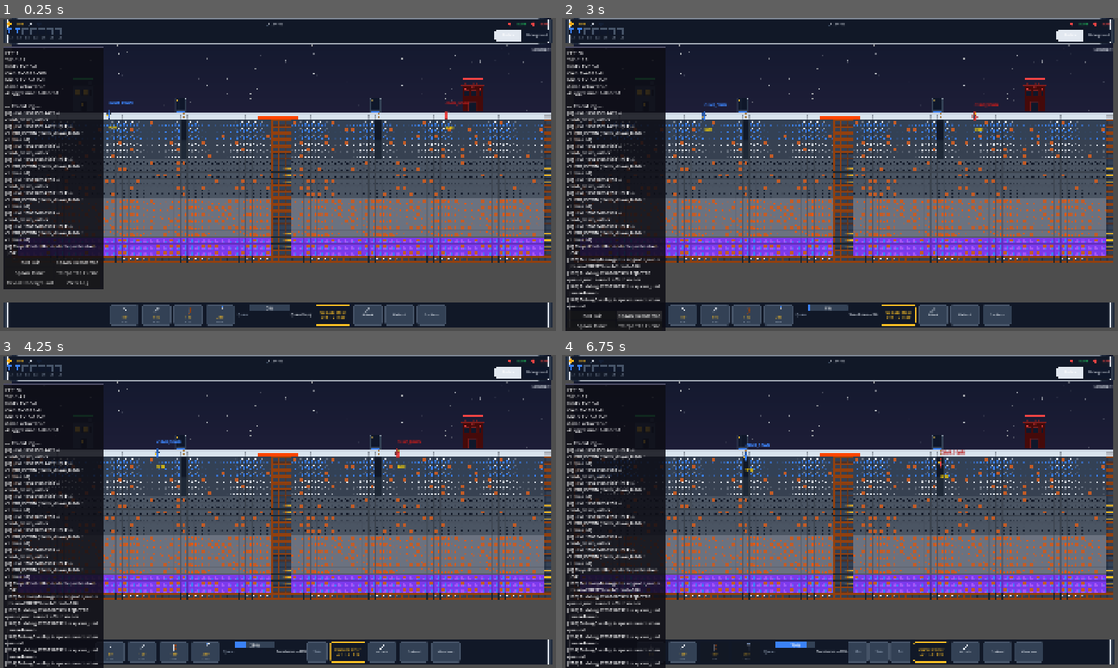
Above: before the commit, frames 1-4 (two rows, left to right).
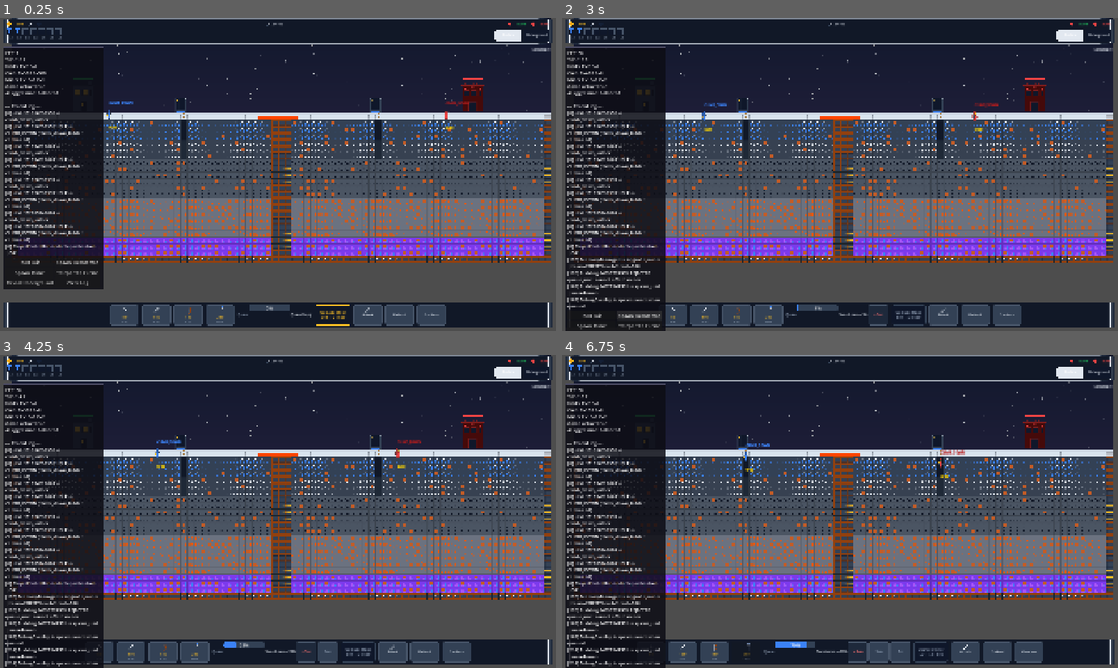
Above: after the commit, the same moments.

Repository: SZaidi00/mine-attack
Game: Godot game, scene res://scenes/main.tscn
The game is run twice, just before and just after one commit, with the same random seed, the same clock (stepped at 60 frames per second) and the same inputs.
Inputs:
- Up to frame 1 (0.25 s): no input
- Up to frame 2 (3 s): click "Surface" at 0.5 s; click "Underground" at 1.25 s; click "Spawn Swordsman" at 2 s; click "Spawn Swordsman" at 2.75 s
- Up to frame 3 (4.25 s): click "Spawn Swordsman" at 3.5 s
- Up to frame 4 (6.75 s): click "50" at 4.25 s; click "100" at 5 s; click "150" at 5.75 s; click "Swo" at 6.5 s

The runs differ from the first frame. In frame 1, 0.2% of the frame differs, in the area x 4-10%, y 29-68%; in frame 2, 1.6%; in frame 3, 1.9%; in frame 4, 3.5%, in the area x 0-70%, y 1-100%.

Commit message:
phase 4 changes

Diff:
--- a/scripts/controllers/player_controller.gd
+++ b/scripts/controllers/player_controller.gd
@@ -386,13 +386,24 @@
 
 
 func _toggle_view() -> void:
-	# View switching is disabled; both layers are always visible.
-	pass
-
-
+	set_view(_view_mode == ViewMode.SURFACE)
+
+
+## Both layers are always rendered, so the view toggle is a camera bookmark:
+## it saves the camera position of the view being left and jumps to the last
+## position of the requested view (surface base / own mine underground).
 func set_view(underground: bool) -> void:
-	# View switching is disabled; both layers are always visible.
-	pass
+	var new_mode: ViewMode = ViewMode.UNDERGROUND if underground else ViewMode.SURFACE
+	if new_mode == _view_mode or camera == null:
+		return
+	if _view_mode == ViewMode.SURFACE:
+		_last_surface_cam_pos = camera.position
+	else:
+		_last_underground_cam_pos = camera.position
+	_view_mode = new_mode
+	camera.position = _last_underground_cam_pos if underground else _last_surface_cam_pos
+	DebugLog.log_command("PlayerController", "set_view", "UNDERGROUND" if underground else "SURFACE")
+	view_mode_changed.emit(_view_mode)
 
 
 func is_underground_view() -> bool:
--- a/scripts/ui/hud.gd
+++ b/scripts/ui/hud.gd
@@ -184,9 +184,12 @@
 	if cost < 0:
 		_upgrade_button.text = "Upgrade Miner\nMax Level"
 		_upgrade_button.disabled = true
+		_upgrade_button.tooltip_text = "Miners are fully upgraded"
 	else:
 		_upgrade_button.text = "Upgrade Miner\nLv %d → %d | %d" % [level, level + 1, cost]
-		_upgrade_button.disabled = false
+		var affordable: bool = EconomyManager.can_afford(GameManager.Team.PLAYER, cost)
+		_upgrade_button.disabled = not affordable
+		_upgrade_button.tooltip_text = "" if affordable else "Not enough coin (%d needed)" % cost
 
 
 func _upgrade_miner() -> void:
--- a/scripts/ui/training_queue_panel.gd
+++ b/scripts/ui/training_queue_panel.gd
@@ -79,6 +79,22 @@
 		return
 	var queue: Array = _building.call("get_queue")
 
+	# In-progress unit (index 0): cancellable too, with a 100% refund.
+	if not queue.is_empty():
+		var current = queue[0]
+		var current_btn: Button = Button.new()
+		current_btn.text = "✕ " + current.id.capitalize().substr(0, 3)
+		current_btn.tooltip_text = "Cancel in-progress training and refund %d coin" % current.data.cost
+		current_btn.custom_minimum_size = Vector2(70, 40)
+		current_btn.add_theme_font_size_override("font_size", 11)
+		current_btn.add_theme_color_override("font_color", Color("#f87171"))
+		current_btn.add_theme_stylebox_override("normal", _make_textured_style(_BUTTON_PRESSED))
+		current_btn.add_theme_stylebox_override("hover", _make_textured_style(_BUTTON_HOVER))
+		current_btn.add_theme_stylebox_override("pressed", _make_textured_style(_BUTTON_NORMAL))
+		current_btn.pressed.connect(_cancel_queue.bind(0))
+		_queue_container.add_child(current_btn)
+		_queue_buttons.append(current_btn)
+
 	for i in range(1, queue.size()):
 		var entry = queue[i]
 		var btn: Button = Button.new()
--- a/scripts/ui/unit_button.gd
+++ b/scripts/ui/unit_button.gd
@@ -89,6 +89,8 @@
 func _update_state() -> void:
 	var can_afford: bool = false
 	var has_space: bool = false
+	var queue_full: bool = false
+	var pop_maxed: bool = false
 
 	var player_coin: int = EconomyManager.get_coin(GameManager.Team.PLAYER)
 	can_afford = player_coin >= _Constants.COSTS.get(unit_id, 999999)
@@ -96,12 +98,22 @@
 	var building: Node2D = _get_player_building()
 	if building:
 		var queue: Array = building.call("get_queue")
-		var queue_count: int = queue.size()
 		var current_pop: int = EconomyManager.get_population(GameManager.Team.PLAYER)
 		# One more unit must still fit under the cap.
-		has_space = queue_count < _Constants.MAX_QUEUE_SIZE and current_pop < _Constants.MAX_UNITS
+		queue_full = queue.size() >= _Constants.MAX_QUEUE_SIZE
+		pop_maxed = current_pop >= _Constants.MAX_UNITS
+		has_space = not queue_full and not pop_maxed
 
 	disabled = not (can_afford and has_space)
+	# Explain why the button is disabled instead of going silently grey.
+	if pop_maxed:
+		tooltip_text = "POPULATION MAX (%d/%d)" % [EconomyManager.get_population(GameManager.Team.PLAYER), _Constants.MAX_UNITS]
+	elif queue_full:
+		tooltip_text = "Queue full (%d/%d)" % [_Constants.MAX_QUEUE_SIZE, _Constants.MAX_QUEUE_SIZE]
+	elif not can_afford:
+		tooltip_text = "Not enough coin (%d needed)" % _Constants.COSTS.get(unit_id, 0)
+	else:
+		tooltip_text = ""
 	_apply_style()
 
 
--- a/scripts/world/building.gd
+++ b/scripts/world/building.gd
@@ -118,6 +118,9 @@
 	if not _resources.has(unit_id):
 		DebugLog.log_reject("Building %d" % get_instance_id(), "queue_unit", "unknown unit_id " + unit_id)
 		return false
+	if _queue.size() >= _Constants.MAX_QUEUE_SIZE:
+		DebugLog.log_reject("Building %d" % get_instance_id(), "queue_unit", "queue full " + unit_id)
+		return false
 	var data: UnitData = _resources[unit_id]
 	if not EconomyManager.can_afford(team, data.cost):
 		DebugLog.log_reject("Building %d" % get_instance_id(), "queue_unit", "cannot afford " + unit_id)
Not shown, changed: AGENTS.md
Not shown, changed: Frost_Mines_Remaining_Build_Plan.md
